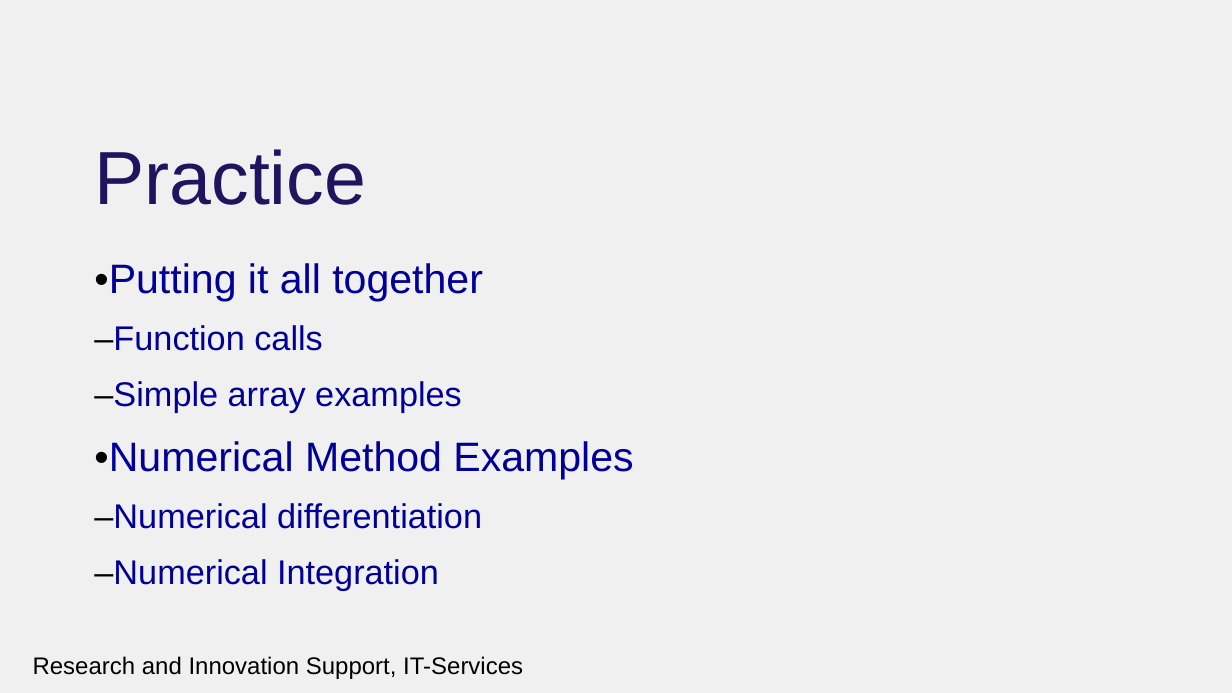
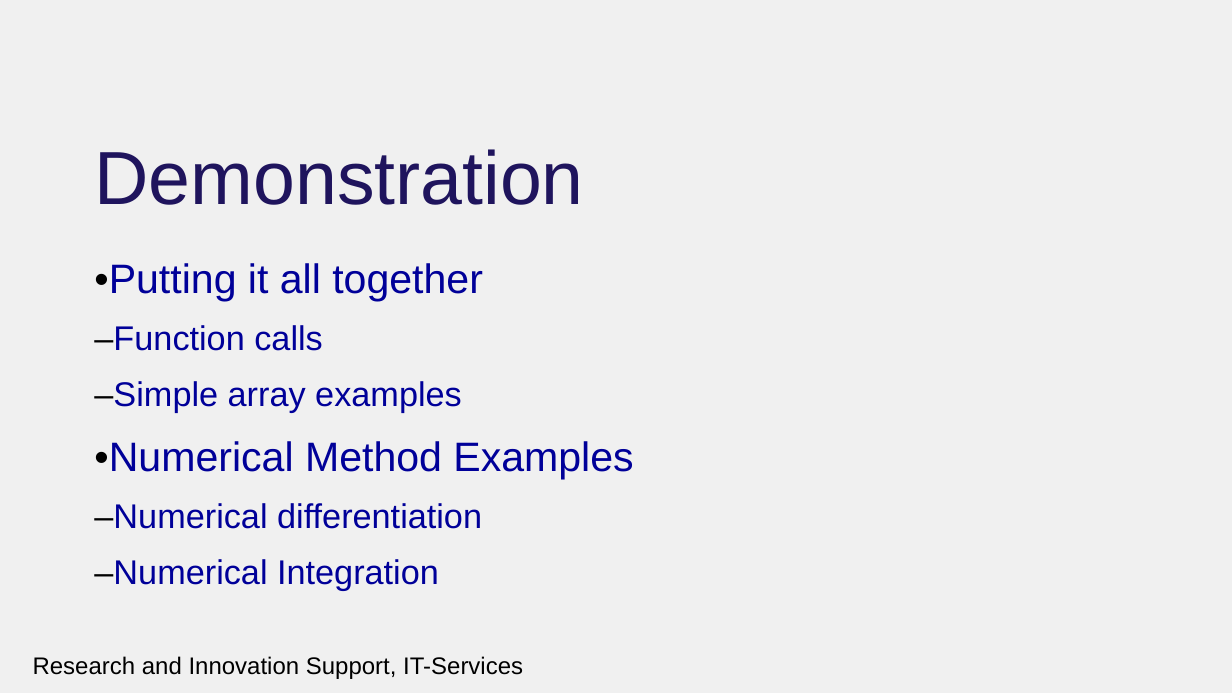
Before and after one commit to rcgsheffield/introc, a slide deck: slide 26 of archive/presentations/functionsandmemory.pptx (slide 20 before the commit). Drawn at 1232x693 pixels with LibreOffice and Linux fonts; fonts in the diff are those of the drawing; background and template pictures are left out. Boxes give left, top, right and bottom in pixels: in the first picture for what was removed or moved away, otherwise in the second. Text is boxed around its words. In the diff, an @@ line names an element or a change of style, - is before the commit and + after.

```diff
--- a/archive/presentations/functionsandmemory.pptx
+++ b/archive/presentations/functionsandmemory.pptx
@@ title at box(94, 149, 583, 205): text changed @@
-Practice
+Demonstration
```
Also in this commit, not shown: 17 slides added, 7 slides removed, 31 other files.
